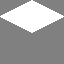
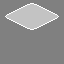
Revision of a layered w=64, h=64 image; what changed, layer by layer:
added layer "图层 4" above "图层 2" over [5, 3, 59, 30]
hid "图层 0" over [0, 0, 64, 33]
